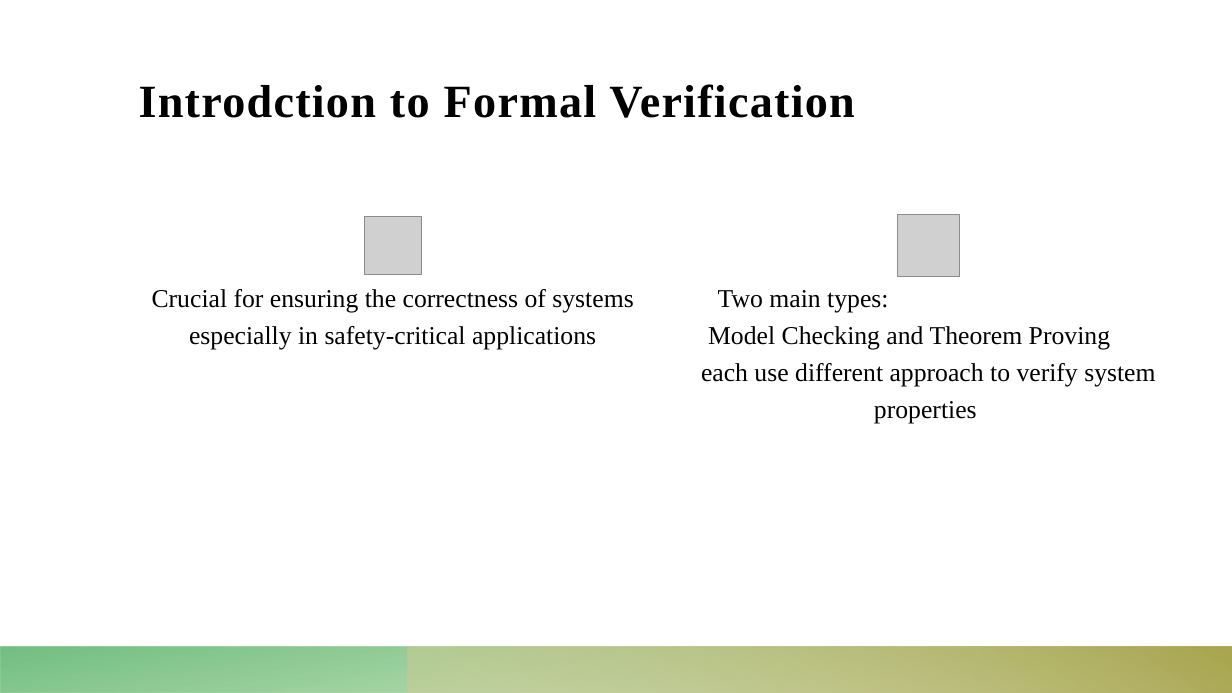
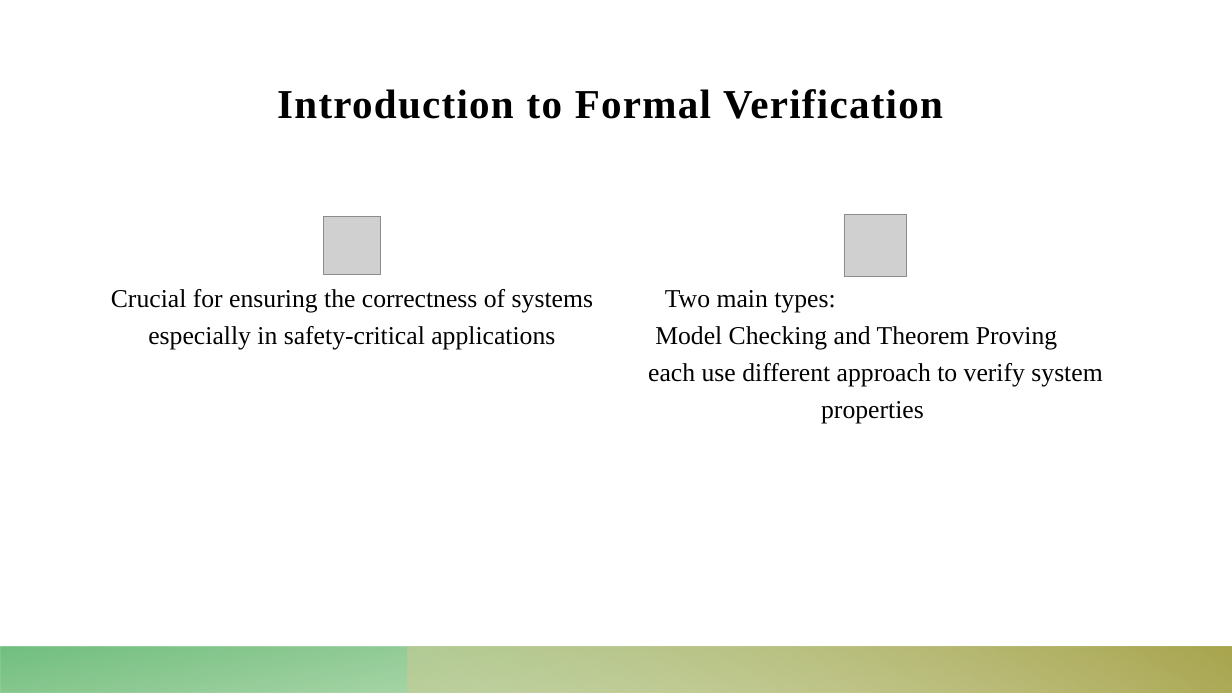
Before and after one commit to Dekel23/Sokoban-DRL, a slide deck: slide 2 of presentation.pptx. Drawn at 1232x693 pixels with LibreOffice and Linux fonts; fonts in the diff are those of the drawing; grey boxes stand for pictures. Boxes give left, top, right and bottom in pixels: in the first picture for what was removed or moved away, otherwise in the second. Text is boxed around its words. In the diff, an @@ line names an element or a change of style, - is before the commit and + after.

```diff
--- a/presentation.pptx
+++ b/presentation.pptx
@@ title at box(277, 89, 943, 119): text changed; size 36 to 32 pt @@
-Introdction to Formal Verification
+Introduction to Formal Verification
@@ text "Crucial for ensuring the correctness ...": place and size @@
-text "Crucial for ensuring the correctness ..." at box(152, 289, 633, 349)
+text "Crucial for ensuring the correctness ..." at box(111, 289, 593, 350)
@@ text "Two main types: Model Checking ...": place and size @@
-text "Two main types: Model Checking ..." at box(701, 290, 1155, 423)
+text "Two main types: Model Checking ..." at box(648, 290, 1102, 424)
@@ picture added at box(323, 217, 381, 274) @@
@@ picture removed at box(364, 217, 421, 274) @@
@@ picture: place and size @@
-picture at box(897, 214, 959, 276)
+picture at box(845, 214, 907, 276)
```
Also in this commit, not shown: 2 other slides changed, 4 slides added, 9 other files.
